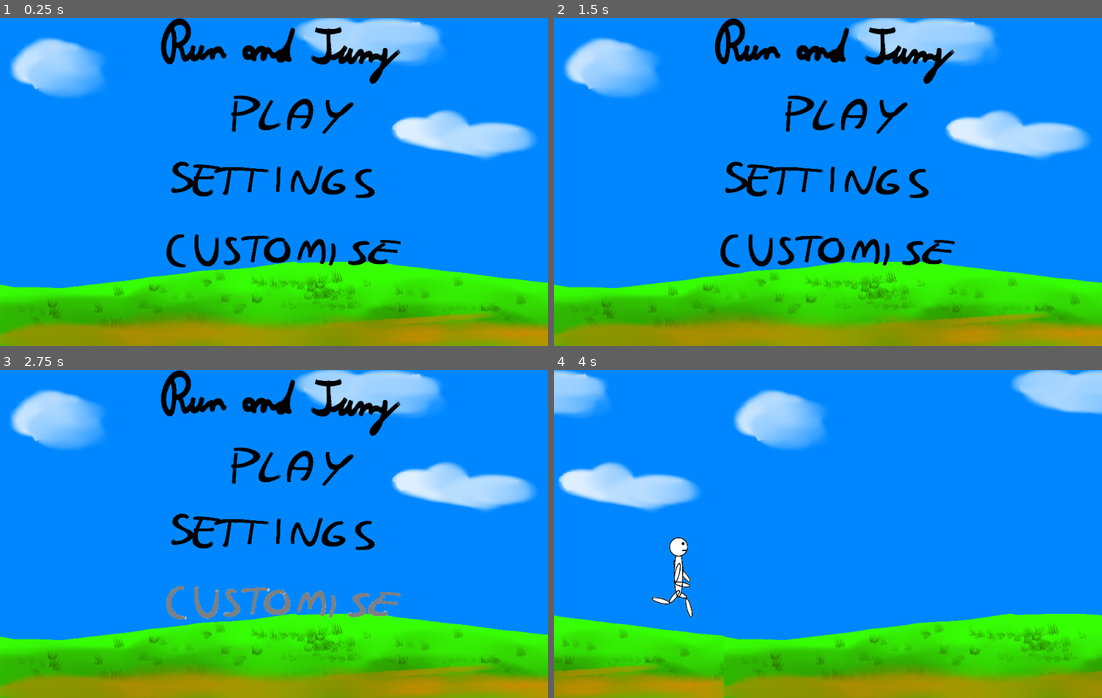
Above: before the commit, frames 1-4 (two rows, left to right).
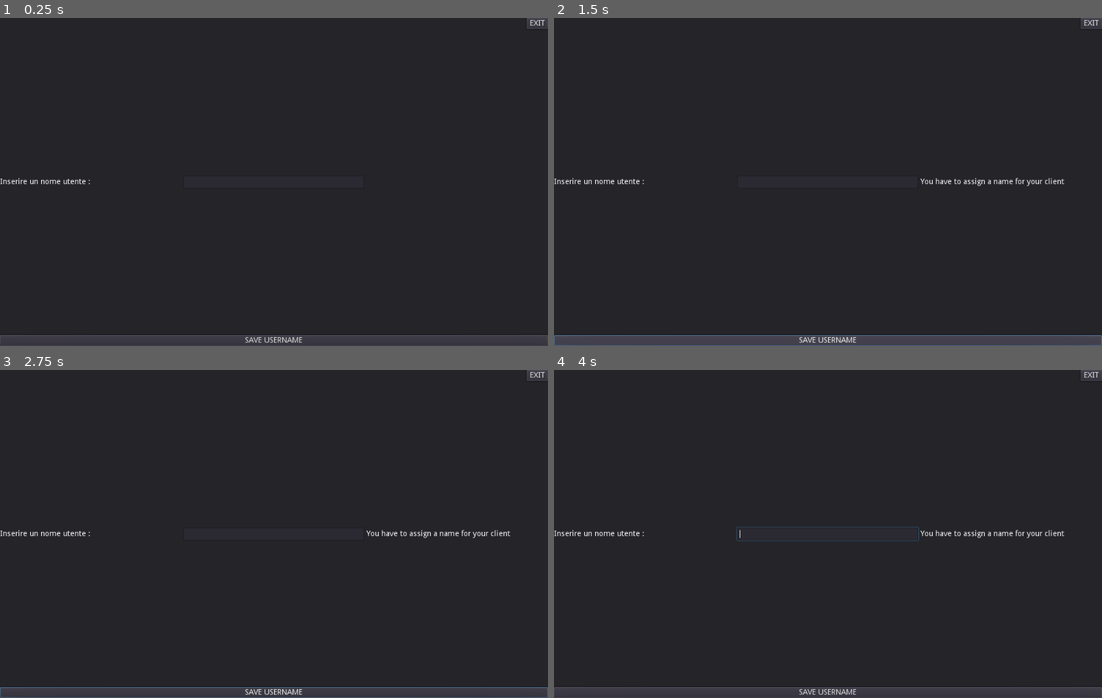
Above: after the commit, the same moments.

Repository: Mo27x/pyclan
Game: Godot game, scene res://Scenes/UsernameMenu.tscn
Two runs of this game, one before a commit and one after it. Both use one fixed random seed, a clock stepped at 60 frames per second and the inputs below. Before the commit the project starts from res://Scenes/Menu.tscn.
Inputs (mouse positions are in pixels of both pictures, inside the frame that each line leads up to):
- Up to frame 1 (0.25 s): no input
- Up to frame 2 (1.5 s): click (833, 185) at 0.52 s; click "SAVE" (after the commit: "SAVE USERNAME") at 1.25 s
- Up to frame 3 (2.75 s): click (279, 602) at 2.02 s
- Up to frame 4 (4 s): click (833, 468) at 2.77 s; move the mouse to (948, 517) at 3.52 s; hold Right (right) from 3.53 s (still down); hold Up (up) from 3.53 s (still down); click (948, 517) at 3.67 s

The runs differ from the first frame. In frame 1, 100% of the frame differs, in the area x 0-100%, y 0-100%; in frame 2, 100%; in frame 3, 100%; in frame 4, 100%.

Commit message:
setting menu customisable, made floor obstacles

Diff:
--- a/Run and Jump/Scenes/Customisable.tscn
+++ b/Run and Jump/Scenes/Customisable.tscn
@@ -1,6 +1,10 @@
-[gd_scene format=2]
+[gd_scene load_steps=3 format=2]
+
+[ext_resource path="res://Scripts/Customisable.gd" type="Script" id=1]
+[ext_resource path="res://Scripts/CustomisableMenu.gd" type="Script" id=2]
 
 [node name="CustomisableMenu" type="CanvasLayer"]
+script = ExtResource( 2 )
 
 [node name="Panel" type="Panel" parent="."]
 margin_right = 1000.0
@@ -16,3 +20,58 @@
 __meta__ = {
 "_edit_use_anchors_": false
 }
+
+[node name="CustomisablePart" type="VBoxContainer" parent="Panel/MarginContainer"]
+margin_right = 999.0
+margin_bottom = 600.0
+
+[node name="container" type="HBoxContainer" parent="Panel/MarginContainer/CustomisablePart"]
+margin_right = 999.0
+margin_bottom = 576.0
+size_flags_horizontal = 3
+size_flags_vertical = 3
+
+[node name="ColorPicker" type="ColorPicker" parent="Panel/MarginContainer/CustomisablePart/container"]
+margin_left = 686.0
+margin_right = 994.0
+margin_bottom = 576.0
+size_flags_horizontal = 10
+
+[node name="tree" type="Tree" parent="Panel/MarginContainer/CustomisablePart/container"]
+margin_left = 998.0
+margin_right = 999.0
+margin_bottom = 576.0
+size_flags_horizontal = 8
+size_flags_vertical = 3
+size_flags_stretch_ratio = 0.0
+columns = 3
+
+[node name="Buttons" type="HBoxContainer" parent="Panel/MarginContainer/CustomisablePart"]
+margin_top = 580.0
+margin_right = 999.0
+margin_bottom = 600.0
+size_flags_vertical = 0
+
+[node name="Save" type="Button" parent="Panel/MarginContainer/CustomisablePart/Buttons"]
+margin_right = 497.0
+margin_bottom = 20.0
+size_flags_horizontal = 3
+size_flags_vertical = 2
+text = "SAVE"
+
+[node name="Exit" type="Button" parent="Panel/MarginContainer/CustomisablePart/Buttons"]
+margin_left = 501.0
+margin_right = 999.0
+margin_bottom = 20.0
+size_flags_horizontal = 3
+text = "EXIT"
+
+[node name="Customizable" type="Node" parent="."]
+script = ExtResource( 1 )
+g_path_accessories = "res://Textures/Accessories/"
+g_path_hair = "res://Textures/Accessories/Hair/"
+g_path_hat = "res://Textures/Accessories/Hat/"
+g_path_head = "res://Textures/Accessories/Head/"
+g_path_beard = "res://Textures/Accessories/beard/"
+[connection signal="pressed" from="Panel/MarginContainer/CustomisablePart/Buttons/Save" to="." method="_on_Save_pressed"]
+[connection signal="pressed" from="Panel/MarginContainer/CustomisablePart/Buttons/Exit" to="." method="_on_Exit_pressed"]
--- /dev/null
+++ b/Run and Jump/Scenes/CustomizableDummy.tscn
@@ -0,0 +1,3 @@
+[gd_scene format=2]
+
+[node name="CustomizableDummi" type="Node2D"]
--- a/Run and Jump/Scenes/Game.tscn
+++ b/Run and Jump/Scenes/Game.tscn
@@ -1,9 +1,12 @@
-[gd_scene load_steps=7 format=2]
+[gd_scene load_steps=10 format=2]
 
 [ext_resource path="res://Textures/MenuBackground.png" type="Texture" id=1]
 [ext_resource path="res://Scenes/Player.tscn" type="PackedScene" id=2]
 [ext_resource path="res://Scripts/background.gd" type="Script" id=3]
 [ext_resource path="res://Scripts/Death.gd" type="Script" id=4]
+[ext_resource path="res://Scripts/Obstacles.gd" type="Script" id=5]
+[ext_resource path="res://Scenes/LevelDuration.tscn" type="PackedScene" id=6]
+[ext_resource path="res://Scenes/LevelTransport.tscn" type="PackedScene" id=7]
 
 [sub_resource type="RectangleShape2D" id=1]
 extents = Vector2( 16, 300 )
@@ -13,8 +16,12 @@
 
 [node name="game" type="Node2D"]
 
+[node name="levelDuration" parent="." instance=ExtResource( 6 )]
+margin_right = 1000.0
+margin_bottom = 600.0
+
 [node name="Player" parent="." instance=ExtResource( 2 )]
-position = Vector2( 50, 520 )
+position = Vector2( 50, 523 )
 speed = 400
 jump_height = -10000
 
@@ -54,4 +61,22 @@
 position = Vector2( -80, 304 )
 shape = SubResource( 1 )
 script = ExtResource( 4 )
+
+[node name="Obstacles_top" type="Node" parent="."]
+script = ExtResource( 5 )
+g_min_y = 200
+g_max_y = 200
+g_path = "res://Scenes/Obstacle.tscn"
+
+[node name="Obstacles_floor" type="Node2D" parent="."]
+script = ExtResource( 5 )
+g_copies_of_each = 5
+g_min_y = 620
+g_max_y = 690
+g_max_spawn_wait_ms = 2000
+g_path = "res://Scenes/Obstacle.tscn"
+
+[node name="LevelTransport" parent="." instance=ExtResource( 7 )]
+position = Vector2( 1000, 550 )
+[connection signal="end_level" from="levelDuration" to="LevelTransport" method="_on_levelDuration_end_level"]
 [connection signal="body_entered" from="Area2D" to="Area2D/Death" method="_on_Area2D_body_entered"]
--- /dev/null
+++ b/Run and Jump/Scenes/LevelDuration.tscn
@@ -0,0 +1,27 @@
+[gd_scene load_steps=2 format=2]
+
+[ext_resource path="res://Scripts/DurataLivello.gd" type="Script" id=1]
+
+[node name="LevelDuration" type="Control"]
+anchor_right = 1.0
+anchor_bottom = 1.0
+script = ExtResource( 1 )
+__meta__ = {
+"_edit_use_anchors_": false
+}
+
+[node name="ProgressBar" type="ProgressBar" parent="."]
+anchor_right = 0.512
+anchor_bottom = 0.027
+margin_bottom = -0.200001
+max_value = 100.0
+value = 51.0
+percent_visible = false
+__meta__ = {
+"_edit_use_anchors_": false
+}
+
+[node name="Timer" type="Timer" parent="ProgressBar"]
+wait_time = 0.1
+autostart = true
+[connection signal="timeout" from="ProgressBar/Timer" to="." method="_on_Timer_timeout"]
--- /dev/null
+++ b/Run and Jump/Scenes/LevelTransport.tscn
@@ -0,0 +1,21 @@
+[gd_scene load_steps=4 format=2]
+
+[ext_resource path="res://Scripts/TrasportoLivelli.gd" type="Script" id=1]
+[ext_resource path="res://icon.png" type="Texture" id=2]
+
+[sub_resource type="RectangleShape2D" id=1]
+
+[node name="LevelTransport" type="Area2D"]
+script = ExtResource( 1 )
+__meta__ = {
+"_edit_group_": true
+}
+
+[node name="Sprite" type="Sprite" parent="."]
+scale = Vector2( 1, 1 )
+texture = ExtResource( 2 )
+
+[node name="CollisionShape2D" type="CollisionShape2D" parent="."]
+scale = Vector2( 3, 3 )
+shape = SubResource( 1 )
+[connection signal="body_entered" from="." to="." method="_on_LevelTransport_body_entered"]
--- /dev/null
+++ b/Run and Jump/Scenes/Obstacle.tscn
@@ -0,0 +1,21 @@
+[gd_scene load_steps=4 format=2]
+
+[ext_resource path="res://Textures/Obstacles.png" type="Texture" id=1]
+[ext_resource path="res://Scripts/Obstacle.gd" type="Script" id=2]
+
+[sub_resource type="RectangleShape2D" id=1]
+extents = Vector2( 10, 24 )
+
+[node name="Obstacle" type="StaticBody2D"]
+position = Vector2( 32, 71 )
+script = ExtResource( 2 )
+
+[node name="CollisionShape2D" type="CollisionShape2D" parent="."]
+position = Vector2( -2, 1 )
+scale = Vector2( 3, 3 )
+shape = SubResource( 1 )
+
+[node name="Sprite" type="Sprite" parent="."]
+position = Vector2( 0, -14 )
+scale = Vector2( 0.145, 0.349 )
+texture = ExtResource( 1 )
--- a/Run and Jump/Scenes/Player.tscn
+++ b/Run and Jump/Scenes/Player.tscn
@@ -6,10 +6,7 @@
 [ext_resource path="res://Textures/Player/run2.png" type="Texture" id=4]
 [ext_resource path="res://Textures/Player/run1.png" type="Texture" id=5]
 
-[sub_resource type="RectangleShape2D" id=1]
-extents = Vector2( 24, 72 )
-
-[sub_resource type="SpriteFrames" id=2]
+[sub_resource type="SpriteFrames" id=1]
 animations = [ {
 "frames": [ ExtResource( 4 ), ExtResource( 3 ), ExtResource( 1 ), ExtResource( 5 ) ],
 "loop": true,
@@ -24,12 +21,15 @@
 }
 jump_height = -5000
 
-[node name="CollisionShape2D" type="CollisionShape2D" parent="."]
-shape = SubResource( 1 )
+[node name="CollisionShape2D" type="CollisionPolygon2D" parent="."]
+position = Vector2( -1.43051e-06, -2.18704 )
+scale = Vector2( 1, 0.975911 )
+build_mode = 1
+polygon = PoolVector2Array( -8.38423, -44.7396, -13.1464, -48.3269, -18.5039, -57.0959, -18.3055, -66.6621, -11.7575, -74.2353, -3.82045, -77.8226, 2.52915, -76.8261, 11.0614, -70.4487, 13.8394, -61.2811, 12.252, -53.11, 7.48978, -47.3304, 2.33072, -44.5403, 4.71183, -26.803, 5.10868, -5.47848, 3.32285, 16.2447, 7.10233, 79.1782, -9.04521, 79.2923, -10.1701, 4.0877, -9.57478, -30.191 )
 
 [node name="AnimatedSprite" type="AnimatedSprite" parent="."]
 position = Vector2( 5, 0 )
 scale = Vector2( 0.256, 0.274286 )
-frames = SubResource( 2 )
+frames = SubResource( 1 )
 animation = "Run"
 frame = 3
--- /dev/null
+++ b/Run and Jump/Scenes/UsernameMenu.tscn
@@ -0,0 +1,51 @@
+[gd_scene load_steps=2 format=2]
+
+[ext_resource path="res://Scripts/UsernameMenu.gd" type="Script" id=1]
+
+[node name="UsernameMenu" type="CanvasLayer"]
+script = ExtResource( 1 )
+
+[node name="Panel" type="Panel" parent="."]
+anchor_right = 1.0
+anchor_bottom = 1.0
+__meta__ = {
+"_edit_use_anchors_": false
+}
+
+[node name="MarginContainer" type="MarginContainer" parent="Panel"]
+anchor_right = 1.0
+anchor_bottom = 1.0
+__meta__ = {
+"_edit_use_anchors_": false
+}
+
+[node name="Exit" type="Button" parent="Panel/MarginContainer"]
+margin_left = 961.0
+margin_right = 1000.0
+margin_bottom = 20.0
+size_flags_horizontal = 8
+size_flags_vertical = 0
+text = "EXIT"
+
+[node name="VBoxContainer" type="VBoxContainer" parent="Panel/MarginContainer"]
+margin_top = 300.0
+margin_right = 1000.0
+margin_bottom = 300.0
+size_flags_horizontal = 3
+size_flags_vertical = 4
+
+[node name="HBoxContainer" type="HBoxContainer" parent="Panel/MarginContainer"]
+margin_top = 580.0
+margin_right = 1000.0
+margin_bottom = 600.0
+size_flags_horizontal = 5
+size_flags_vertical = 8
+
+[node name="Save" type="Button" parent="Panel/MarginContainer/HBoxContainer"]
+margin_right = 1000.0
+margin_bottom = 20.0
+size_flags_horizontal = 3
+size_flags_vertical = 0
+text = "SAVE USERNAME"
+[connection signal="pressed" from="Panel/MarginContainer/Exit" to="." method="_on_Exit_pressed"]
+[connection signal="pressed" from="Panel/MarginContainer/HBoxContainer/Save" to="." method="_on_Save_pressed"]
--- /dev/null
+++ b/Run and Jump/Scripts/Customisable.gd
@@ -0,0 +1,53 @@
+extends Node
+
+export var g_path_accessories: String = ""
+export var g_path_hair: String = ""
+export var g_path_hat: String = ""
+export var g_path_head: String = ""
+export var g_path_beard: String = ""
+
+func _ready():
+	var paths_accessories: Array = _get_full_paths(g_path_accessories)
+	var paths_hair: Array = _get_full_paths(g_path_hair)
+	var paths_hat: Array = _get_full_paths(g_path_hat)
+	var paths_head: Array = _get_full_paths(g_path_head)
+	var paths_beard: Array = _get_full_paths(g_path_beard)
+	var resource
+	for path in paths_accessories:
+		resource = load(path)
+	for path in paths_hair:
+		resource = load(path)
+	for path in paths_hat:
+		resource = load(path)
+	for path in paths_head:
+		resource = load(path)
+	for path in paths_beard:
+		resource = load(path)
+
+func _get_full_paths(path: String) -> Array:
+	var files = _list_files_in_directory(path)
+	var paths = []
+	for file in files:
+		paths.append(path + file)
+	return paths
+
+func _list_files_in_directory(path: String) -> Array:
+	var files: Array = []
+	var dir := Directory.new()
+
+	dir.open(path)
+
+	# Initialize stream used to list all files and directories
+	dir.list_dir_begin()
+
+	while true:
+		var file: String = dir.get_next()
+		if file == "":
+			break
+		elif not file.begins_with("."):
+			files.append(file)
+
+	# Close stream
+	dir.list_dir_end()
+
+	return files
--- /dev/null
+++ b/Run and Jump/Scripts/CustomisableMenu.gd
@@ -0,0 +1,12 @@
+extends CanvasLayer
+
+
+func _ready():
+	pass
+
+
+func _on_Save_pressed():
+	get_tree().change_scene("res://Scenes/Menu.tscn")
+
+func _on_Exit_pressed():
+	get_tree().change_scene("res://Scenes/Menu.tscn")
--- /dev/null
+++ b/Run and Jump/Scripts/DurataLivello.gd
@@ -0,0 +1,17 @@
+extends Control
+
+signal end_level
+
+onready var progress = $ProgressBar
+onready var time = $ProgressBar/Timer
+
+var progress_value : int = 0
+
+func _process(delta):
+	progress.value = progress_value
+	if progress.max_value == progress_value:
+		time.stop()
+		emit_signal("end_level")
+
+func _on_Timer_timeout():
+	progress_value += 1
--- a/Run and Jump/Scripts/Global.gd
+++ b/Run and Jump/Scripts/Global.gd
@@ -6,7 +6,7 @@
 var keybinds = {}
 
 func _ready():
-	configfile =ConfigFile.new()
+	configfile = ConfigFile.new()
 	if configfile.load(filePath) == OK:
 		for key in configfile.get_section_keys("keybinds"):
 			var key_value = configfile.get_value("keybinds", key)
--- a/Run and Jump/Scripts/Menu.gd
+++ b/Run and Jump/Scripts/Menu.gd
@@ -6,14 +6,18 @@
 
 #Start the search for a game
 func _on_Play_pressed():
+# warning-ignore:return_value_discarded
 	get_tree().change_scene("res://Scenes/Game.tscn")
 	pass
 
 #Setting preferences
 func _on_Setting_pressed():
+# warning-ignore:return_value_discarded
 	get_tree().change_scene("res://Scenes/SettingsMenu.tscn")
 	pass
 
 #Customise the charachter
 func _on_Customise_pressed():
+# warning-ignore:return_value_discarded
+	get_tree().change_scene("res://Scenes/Customisable.tscn")
 	pass
--- /dev/null
+++ b/Run and Jump/Scripts/Obstacle.gd
@@ -0,0 +1,18 @@
+extends StaticBody2D
+
+var g_velocity: float = 0
+
+func _ready():
+	pass
+
+func _process(_delta: float) -> void:
+	position.x += g_velocity
+
+func get_height() -> float:
+	return $Sprite.texture.get_size().y * scale.y * $Sprite.scale.y
+
+func reset() -> void:
+	g_velocity = 0
+
+func start(velocity: float) -> void:
+	g_velocity = -velocity
--- /dev/null
+++ b/Run and Jump/Scripts/Obstacles.gd
@@ -0,0 +1,111 @@
+extends Node
+class_name Obstacles
+
+### Export variables
+export var g_copies_of_each: int = 10
+export var g_min_y: int = 600
+export var g_max_y: int = 600
+export var g_min_spawn_wait_ms: int = 1000
+export var g_max_spawn_wait_ms: int = 3000
+export var g_object_velocity: float = 5
+export var g_path: String = ""
+export var g_starting_x: int = 1200
+
+### Object pool globals
+var g_last_spawn_time_ms: int = 0
+var g_max_available_objects: int = 0
+var g_object_pool: Array = []
+var g_object_pool_available: Array = []
+var g_rand_spawn_wait_ms: int = 0
+
+### Constants
+const LEFT_BOUND: int = -50
+
+func _ready():
+	var paths: Array = _get_full_paths(g_path)
+	for path in paths:
+		var resource = load(path)
+		for _i in g_copies_of_each:
+			var object: Node2D = resource.instance()
+			object.global_position = _get_random_global_position(object)
+			g_object_pool.append(object)
+			g_object_pool_available.append(object)
+			get_parent().call_deferred('add_child_below_node', self, object)
+
+	g_max_available_objects = paths.size() * g_copies_of_each
+
+func _process(delta: float) -> void:
+	var time_diff = OS.get_system_time_msecs() - g_last_spawn_time_ms
+	if time_diff > g_rand_spawn_wait_ms:
+		var available_object = _find_and_remove_available_object()
+		if available_object:
+			available_object.global_position = _get_random_global_position(available_object)
+			available_object.start(g_object_velocity)
+			g_last_spawn_time_ms = OS.get_system_time_msecs()
+			g_rand_spawn_wait_ms = rand_range(g_min_spawn_wait_ms, g_max_spawn_wait_ms)
+		_add_to_available_objects()
+
+func _add_to_available_objects() -> void:
+	for object in g_object_pool:
+		if object.is_inside_tree() and object.global_position.x < LEFT_BOUND:
+			object.global_position = _get_random_global_position(object)
+			object.reset()
+			g_object_pool_available.append(object)
+
+	assert(g_object_pool_available.size() <= g_max_available_objects)
+
+# Returns and removes a random object from the pool of available objects,
+# if one exists.
+func _find_and_remove_available_object() -> Node2D:
+	if g_object_pool_available.size() == 0:
+		return null
+	var available_index: int = randi() % g_object_pool_available.size()
+	var available_object: Node2D = g_object_pool_available[available_index]
+	g_object_pool_available.remove(available_index)
+	return available_object
+
+# Given a path to either a file or directory, returns a list of all the paths
+# for which we should instance a resource.
+# @param path either a file (.tscn) or a directory of scene files.
+# @return the path names for which we should instance a resource.
+func _get_full_paths(path: String) -> Array:
+	if path.ends_with('.tscn'):
+		return [path]
+
+	var files = _list_files_in_directory(path)
+	var paths = []
+	for file in files:
+		paths.append(path + file)
+	return paths
+
+# Returns a random (within certain boundaries) global position to spawn the
+# passed-in object at.
+func _get_random_global_position(object: Node2D) -> Vector2:
+	var texture_height: float = object.get_height()
+	var starting_y: float = rand_range(g_min_y, g_max_y) - (texture_height / 2)
+	return Vector2(g_starting_x, starting_y)
+
+# Given a path to a directory, returns the names of all
+# files in that directory.
+# @param path the path to a directory, e.g. "res://scenes/characters"
+# @return the names of all files in that directory, e.g. ["CaptainHook.tscn"]
+func _list_files_in_directory(path: String) -> Array:
+	var files: Array = []
+	var dir := Directory.new()
+
+	dir.open(path)
+
+	# Initialize stream used to list all files and directories
+	dir.list_dir_begin()
+
+	while true:
+		var file: String = dir.get_next()
+		if file == "":
+			break
+		elif not file.begins_with("."):
+			files.append(file)
+
+	# Close stream
+	dir.list_dir_end()
+
+	return files
--- a/Run and Jump/Scripts/Player.gd
+++ b/Run and Jump/Scripts/Player.gd
@@ -3,12 +3,11 @@
 
 const Floor = Vector2(0, -1)
 var gravity_magnitude : int = ProjectSettings.get_setting("physics/2d/default_gravity")
-export (int) var speed = 300
-export (int) var jump_height = -1000
+export var speed :int = 300
+export var jump_height : int= -1500
 
 onready var animazioni = $AnimatedSprite
 var velocity = Vector2()
-var on_ground = false
 
 func get_input():
 	velocity = Vector2()
@@ -26,7 +25,6 @@
 	velocity.y +=  gravity_magnitude
 
 
-
 func _physics_process(delta):
 	get_input()
 	velocity = move_and_slide(velocity,Floor)
--- a/Run and Jump/Scripts/Settings/SettingsMenu.gd
+++ b/Run and Jump/Scripts/Settings/SettingsMenu.gd
@@ -49,6 +49,7 @@
 
 
 func Back():
+# warning-ignore:return_value_discarded
 	get_tree().change_scene("res://Scenes/Menu.tscn")
 	get_tree().paused = false
 
--- /dev/null
+++ b/Run and Jump/Scripts/TrasportoLivelli.gd
@@ -0,0 +1,21 @@
+extends Area2D
+
+export var g_starting_x: int = 1200
+var g_player_in_portal : bool = false
+var g_level_ended : bool = false
+
+func _ready():
+	$Sprite.rotate(130)
+	$Sprite.visible = false
+	$CollisionShape2D.disabled = true
+	if g_player_in_portal == true and g_level_ended == true:
+		$Sprite.visible = true
+		$CollisionShape2D.disabled = false
+
+
+func _on_LevelTransport_body_entered(body):
+	if "Player" in body.name:
+		g_player_in_portal = true
+
+func _on_levelDuration_end_level():
+	g_level_ended = true
--- /dev/null
+++ b/Run and Jump/Scripts/UsernameMenu.gd
@@ -0,0 +1,40 @@
+extends CanvasLayer
+
+onready var nameContainer = $Panel/MarginContainer/VBoxContainer
+
+var hbox = HBoxContainer.new()
+var labelRequest = Label.new()
+var labelName = LineEdit.new()
+var labelError = Label.new()
+
+func _ready():
+	hbox.set_h_size_flags(Control.SIZE_EXPAND_FILL)
+	labelRequest.set_h_size_flags(Control.SIZE_EXPAND_FILL)
+	labelName.set_h_size_flags(Control.SIZE_EXPAND_FILL)
+	labelError.set_h_size_flags(Control.SIZE_EXPAND_FILL)
+
+	labelRequest.text = "Inserire un nome utente :"
+
+	hbox.add_child(labelRequest)
+	hbox.add_child(labelName)
+	hbox.add_child(labelError)
+	nameContainer.add_child(hbox)
+
+func _input(event):
+	if event is InputEventKey:
+		if event.pressed and event.scancode == KEY_ENTER or event is InputEventMouseButton:
+			labelName.text = ""
+			labelName.grab_focus()
+
+
+func _on_Save_pressed():
+	if labelName.text != "":
+		#saving of client name here, not implemented
+		labelName.text = str(self)
+# warning-ignore:return_value_discarded
+		get_tree().change_scene("res://Scenes/Menu.tscn")
+	else:
+		labelError.text = "You have to assign a name for your client"
+
+func _on_Exit_pressed():
+	get_tree().quit()
--- a/Run and Jump/project.godot
+++ b/Run and Jump/project.godot
@@ -14,6 +14,11 @@
 "language": "GDScript",
 "path": "res://Scripts/Death.gd"
 }, {
+"base": "Node",
+"class": "Obstacles",
+"language": "GDScript",
+"path": "res://Scripts/Obstacles.gd"
+}, {
 "base": "KinematicBody2D",
 "class": "Player",
 "language": "GDScript",
@@ -21,13 +26,14 @@
 } ]
 _global_script_class_icons={
 "Death": "",
+"Obstacles": "",
 "Player": ""
 }
 
 [application]
 
 config/name="Run and Jump"
-run/main_scene="res://Scenes/Menu.tscn"
+run/main_scene="res://Scenes/UsernameMenu.tscn"
 config/icon="res://icon.png"
 
 [autoload]
Not shown: 1 places in Run and Jump/Scenes/Player.tscn that only renumber resources
Binary file added: Run and Jump/Textures/Obstacles.png
Not shown, added: Run and Jump/Textures/Obstacles.png.import
Not shown, changed: Run and Jump/keybinds.ini
Not shown, added: Run and Jump/Textures/Obstacles.png~
